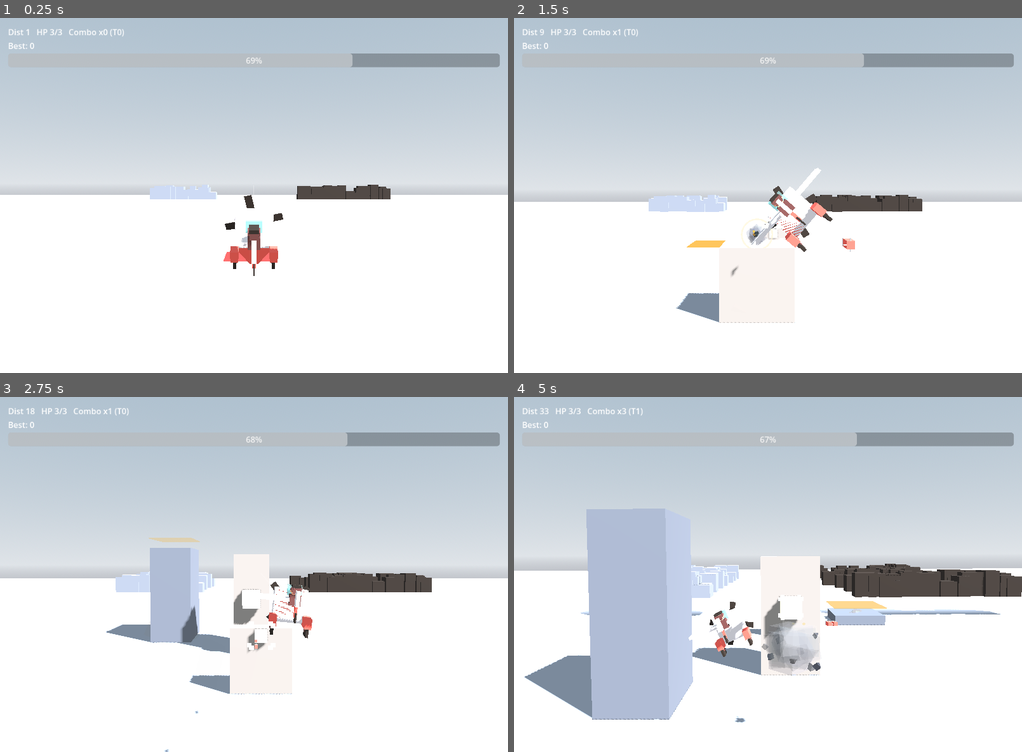
Above: before the commit, frames 1-4 (two rows, left to right).
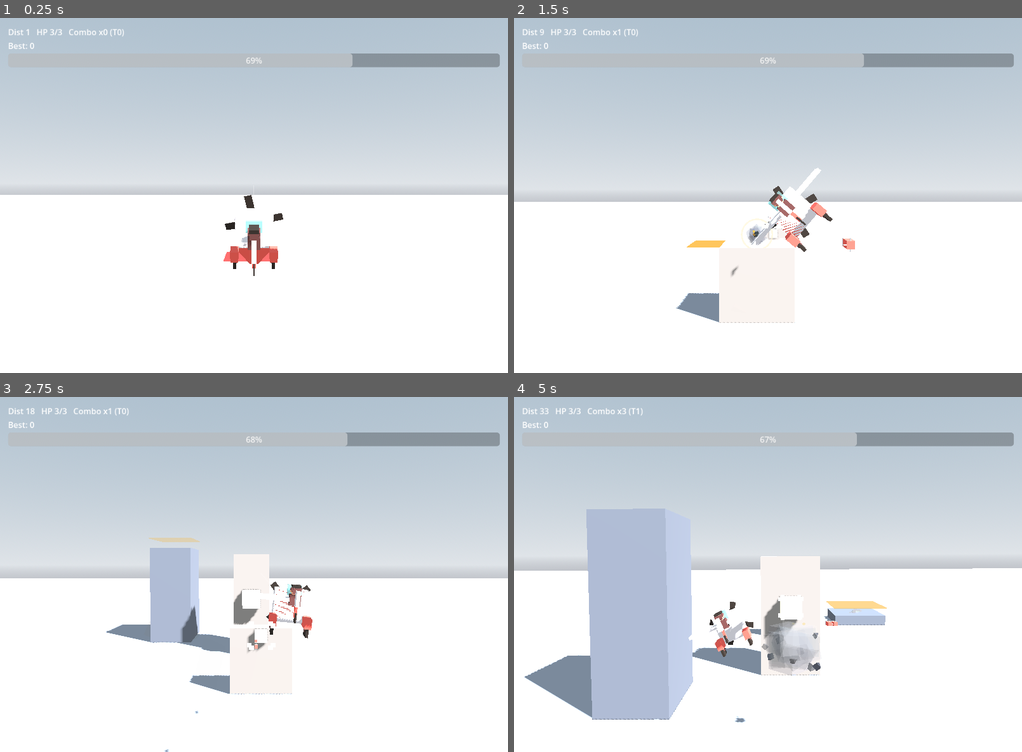
Above: after the commit, the same moments.

Repository: weathermanho/supercent
Game: Godot game, scene res://scenes/Main.tscn
Two runs of this game, one before a commit and one after it. Both use one fixed random seed, a clock stepped at 60 frames per second and the inputs below.
Inputs (mouse positions are in pixels of both pictures, inside the frame that each line leads up to):
- Up to frame 1 (0.25 s): no input
- Up to frame 2 (1.5 s): move the mouse to (879, 177) at 0.52 s; hold Right mouse button (fire_missle) 0.53-1.25 s; click (879, 177) at 0.67 s; drag from (666, 213) to (742, 266) at 1.27 s
- Up to frame 3 (2.75 s): move the mouse to (304, 496) at 2.02 s; hold Right mouse button (fire_missle) from 2.03 s (still down); click (304, 496) at 2.17 s
- Up to frame 4 (5 s): release Right mouse button (fire_missle) at 2.75 s; drag from (742, 645) to (615, 521) at 2.77 s; move the mouse to (920, 627) at 3.52 s; hold Right mouse button (fire_missle) 3.53-4.25 s; click (920, 627) at 3.67 s; drag from (615, 521) to (691, 485) at 4.27 s

The runs differ from the first frame. In frame 1, 1.1% of the frame differs, in the area x 29-77%, y 46-52%; in frame 2, 1.6%; in frame 3, 1.8%; in frame 4, 3.9%, in the area x 13-100%, y 46-62%.

Commit message:
tune(stage): 배경 콘크리트 구조물 제거 — 빈 무대 + 기둥만
회색 작은 블록들이 기둥처럼 보여 가짜 위협 처리에 인지 자원이
새고, 진짜 기둥 등장의 임팩트가 묻혔음. 통째로 빼서 image.png처럼
빈 무대로. 각 기둥 솟음이 무대 위 유일한 사건이 됨.

Co-Authored-By: Claude Opus 4.7 <noreply@anthropic.com>

Diff:
--- a/godot_project/scripts/Main.gd
+++ b/godot_project/scripts/Main.gd
@@ -67,9 +67,8 @@
 
 	_update_camera()
 
-	# Prime the depth chain so frame 1 isn't an empty plain.
-	for k in 5:
-		_build_structures()
+	# No background scenery — the world is an empty concrete stage so each
+	# pillar emergence is the only event. Theatrical, image.png-clean.
 	_prime_opening()
 
 
@@ -111,9 +110,6 @@
 
 func _tick_playing(dt_ms: float) -> void:
 	var delta_s: float = dt_ms / 1000.0
-
-	if floori(GameConfig.distance) % 5 == 0:
-		_build_structures()
 
 	var d_int := floori(GameConfig.distance)
 
